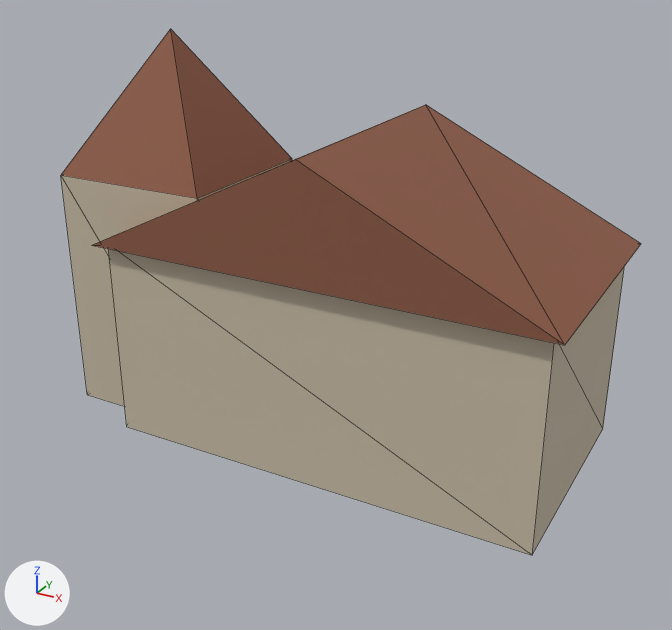
Two versions of the glTF model assets/map3d_houses/church.glb, one commit apart.
Both versions are drawn from a 50 mm camera at (14.0, -25.2, 16.7) aimed at (0.5, -0.7, 4.4). The lights are fixed; the arrows at lower left show +X, +Y and +Z. The picture after the commit comes second. Mesh edges are drawn as thin lines. Vertices at exactly the same position are counted once.

In view in the first picture: 'church'.
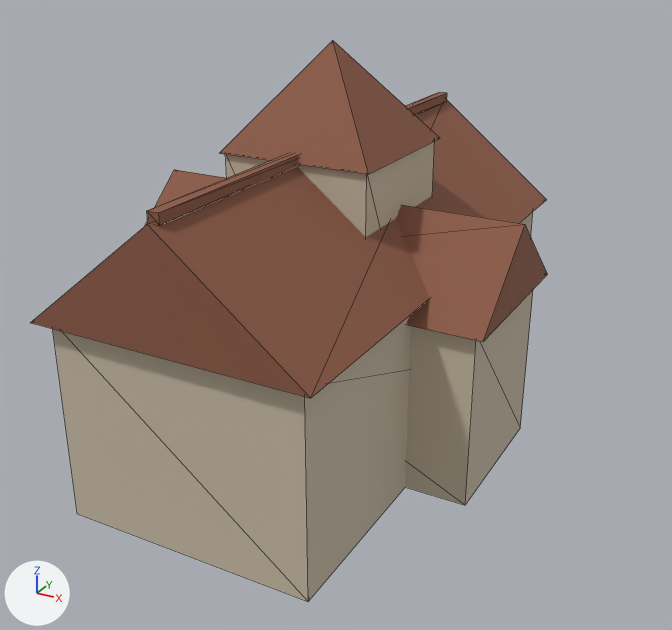
What the commit changed:
me_cube is used by ob_church; location (0.0, 0.0, 0.0).
me_cube had 23 vertices, 36 faces and spanned x -8.9..8.9, y -4.3..4.3, z 0.0..13.0.
me_cube now has 81 vertices, 118 faces and spans x -6.3..6.3, y -9.0..9.0, z 0.0..13.0.
me_cube part 1: a new loose piece, a box spanning x -4.0..4.0, y -8.6..8.6, z 0.0..6.3, in mat_wall (beige #c8bca6).
me_cube part 2: a new loose piece, a box spanning x -6.0..6.0, y -2.6..2.6, z 0.0..5.7, in mat_wall (beige #c8bca6).
me_cube part 3: a new loose piece, a box spanning x -2.4..2.4, y -2.4..2.4, z 0.0..9.8, in mat_wall (beige #c8bca6).
me_cube part 4: the loose piece of 6 vertices spanning x -6.4..8.9, y -4.3..4.3, z 6.8..10.5 is scaled about its middle by (0.573, 2.09, 0.938), then moved by (-1.2, 0.0, -0.5).
me_cube part 5: a new loose piece, a box spanning x -0.18..0.18, y -8.78..8.78, z 9.76..10.07, in mat_roof (brown #8c5a45).
me_cube part 6: the loose piece of 9 vertices spanning x -8.9..-3.2, y -2.8..2.8, z 0.0..13.0 is deleted.
Part 7, on me_cube:
8 vertices are removed from x -6.1..8.5, y -3.9..3.9, z 0.0..6.8.
12 faces are deleted.
11 vertices are added at x -6.3..6.3, y -2.9..2.9, z 5.7..13.0.
14 new faces join them, mat_roof (brown #8c5a45).
Other edits to the shape of me_cube do not show in these pictures.

Pixel boxes [x1, y1, x2, y2] of what changed, in the pictures (672 x 630 px; the box of a moved part takes in the faces that stretch with it):
'church', reshaped (11% narrower, 7% taller)
    before: [61, 29, 641, 555]
    after: [30, 41, 547, 602]
part 1 of me_cube, added (beige)
    after: [52, 212, 533, 602]
part 2 of me_cube, added
    after: [405, 290, 533, 505]
part 3 of me_cube, added (beige)
    after: [225, 141, 435, 237]
part 4 of me_cube, moved or reshaped
    before: [93, 105, 641, 345]
    after: [30, 100, 547, 398]
part 5 of me_cube, added
    after: [147, 92, 447, 226]
part 6 of me_cube, deleted
    before: [61, 29, 292, 406]
part 7 of me_cube, moved or reshaped
    before: [109, 249, 624, 555]
    after: [144, 41, 547, 342]
